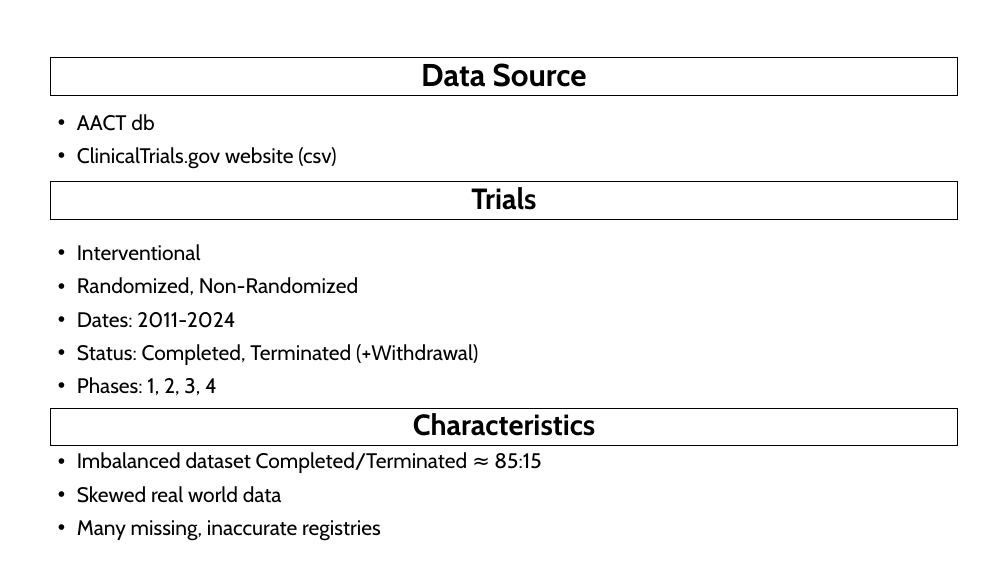
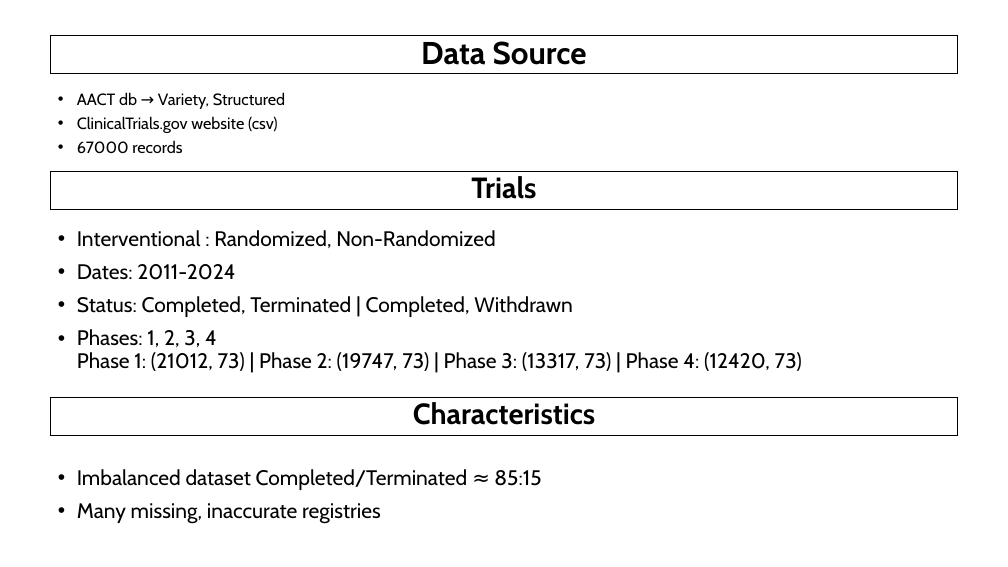
Before and after one commit to AndreouEugenia/Thesis, a slide deck: slide 7 of Thesis_Presentation.pptx (slide 10 before the commit). Drawn at 1008x567 pixels with LibreOffice and Linux fonts; fonts in the diff are those of the drawing; background and template pictures are left out. Boxes give left, top, right and bottom in pixels: in the first picture for what was removed or moved away, otherwise in the second. Text is boxed around its words. In the diff, an @@ line names an element or a change of style, - is before the commit and + after.

```diff
--- a/Thesis_Presentation.pptx
+++ b/Thesis_Presentation.pptx
@@ title "Data Source": place and size @@
-title "Data Source" at [51,57,958,95]
+title "Data Source" at [51,36,958,73]
@@ text "AACT db → Variety, Structured": place and size @@
-text "AACT db → Variety, Structured" at [77,114,336,169]
+text "AACT db → Variety, Structured" at [77,92,285,154]
@@ text at [77,92,285,109]: text changed; size 20 to 15.5 pt @@
-• AACT db
+• AACT db → Variety, Structured
@@ text at [77,116,278,133]: size 20 to 15.5 pt in "ClinicalTrials.gov website (csv)"; line spacing 0.9 to 0.7 @@
@@ text at [77,140,182,154]: paragraph added @@
+• 67000 records
@@ rectangle "Trials": place and size @@
-rectangle "Trials" at [51,181,958,219]
+rectangle "Trials" at [51,172,958,209]
@@ text "Interventional : Randomized, Non-Randomized": place and size @@
-text "Interventional : Randomized, Non-Randomized" at [77,244,478,395]
+text "Interventional : Randomized, Non-Randomized" at [77,230,802,371]
@@ text at [77,230,495,248]: text changed @@
-• Interventional
-• Randomized, Non-Randomized
+• Interventional : Randomized, Non-Randomized
@@ text at [77,296,802,371]: text changed @@
-• Status: Completed, Terminated (+Withdrawal)
-• Phases: 1, 2, 3, 4
+• Status: Completed, Terminated | Completed, Withdrawn
+• Phases: 1, 2, 3, 4
+  Phase 1: (21012, 73) | Phase 2: (19747, 73) | Phase 3: (13317, 73) | Phase 4: (12420, 73)
@@ rectangle "Characteristics": place and size @@
-rectangle "Characteristics" at [51,408,958,446]
+rectangle "Characteristics" at [51,398,958,436]
@@ text at [77,486,282,503]: paragraph removed @@
-• Skewed real world data
```
Also in this commit, not shown: 16 other slides changed, 4 slides added, 3 slides removed, 11 other files.
